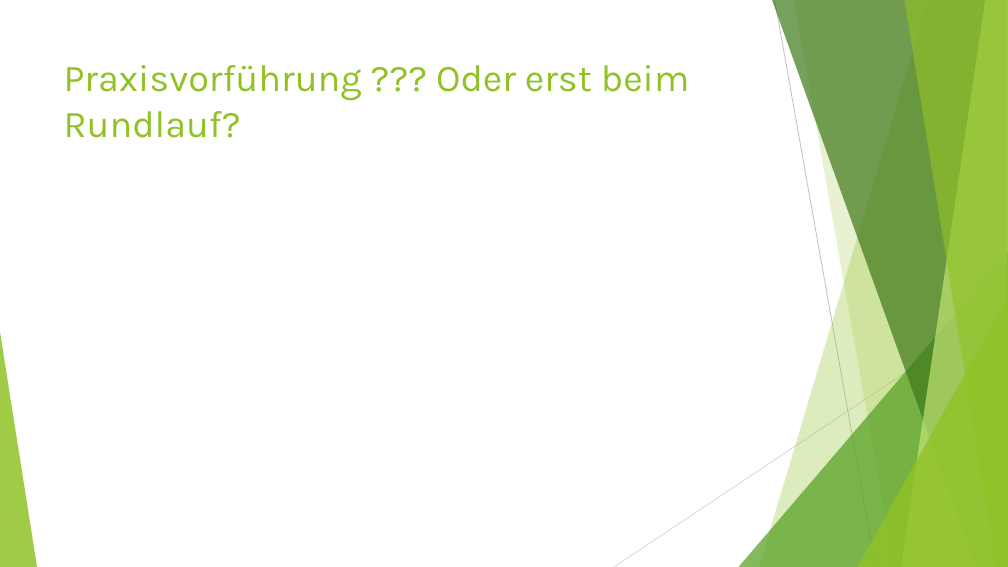
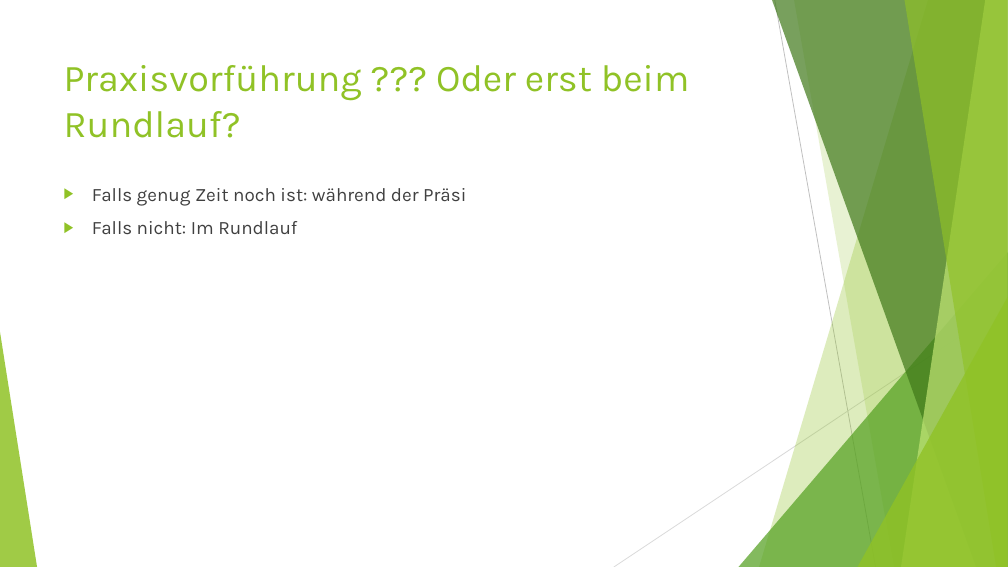
Before and after one commit to NotoriousRonin/EMM-Project, a slide deck: slide 16 of Praesi.pptx (slide 15 before the commit). Drawn at 1008x567 pixels with LibreOffice and Linux fonts; fonts in the diff are those of the drawing. Boxes give left, top, right and bottom in pixels: in the first picture for what was removed or moved away, otherwise in the second. Text is boxed around its words. In the diff, an @@ line names an element or a change of style, - is before the commit and + after.

```diff
--- a/Praesi.pptx
+++ b/Praesi.pptx
@@ text added at (92,188,466,234), 18 pt, text #404040 @@
+▶ Falls genug Zeit noch ist: während der Präsi
+▶ Falls nicht: Im Rundlauf
```
Also in this commit, not shown: 6 other slides changed, 2 slides added, 1 slide removed.
